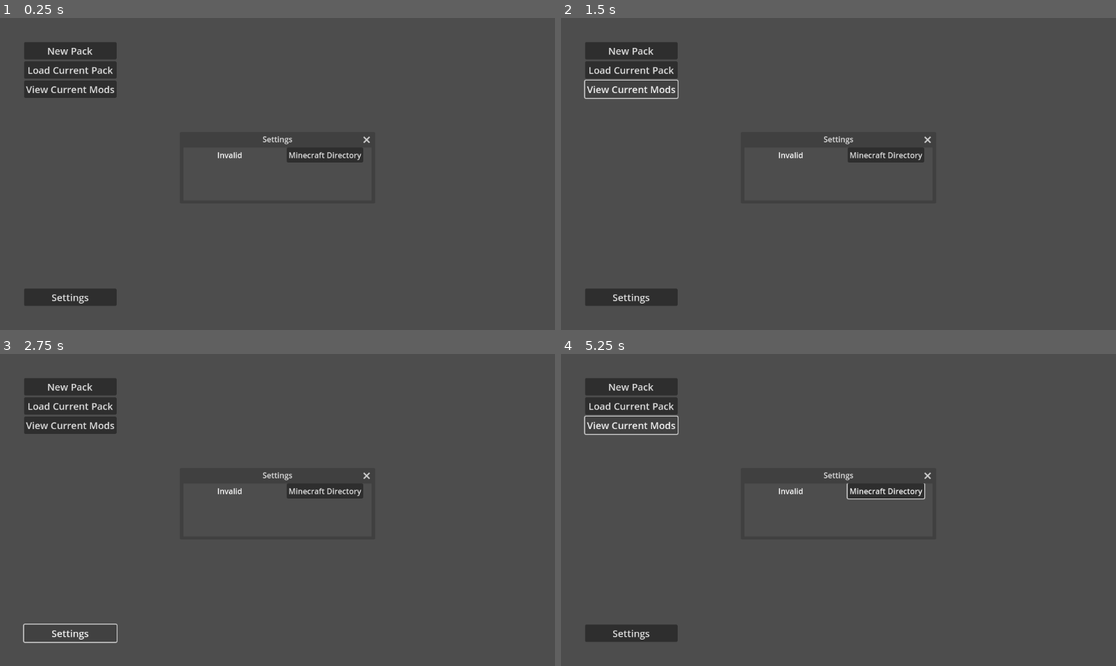
Above: before the commit, frames 1-4 (two rows, left to right).
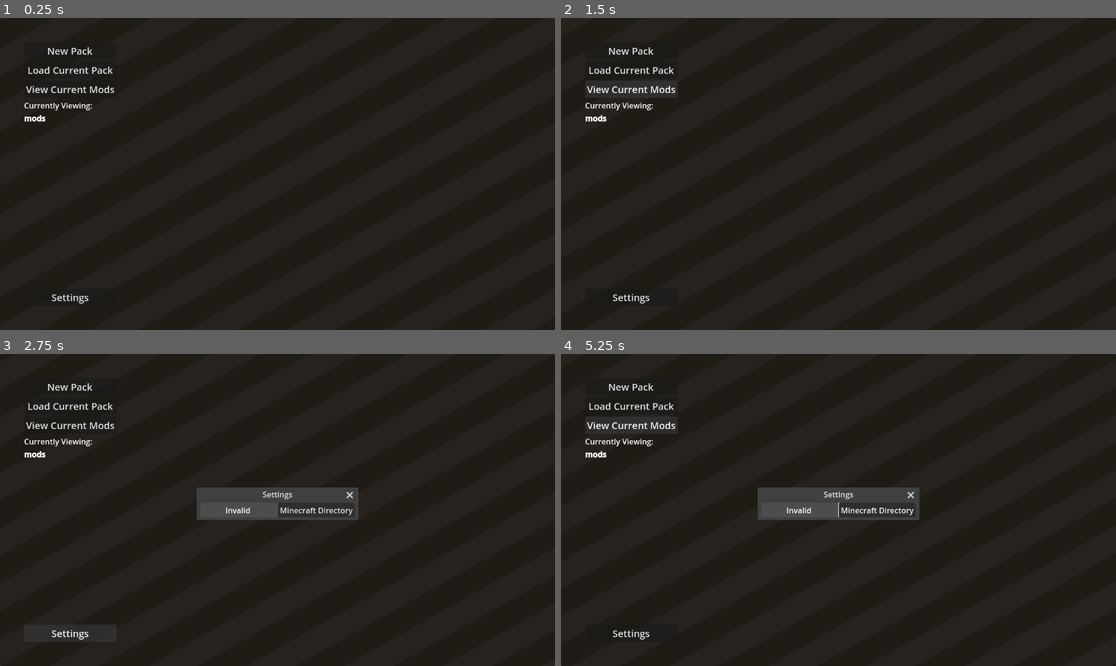
Above: after the commit, the same moments.

Repository: Shuflduf/minecraft-profile-handler
Game: Godot game, scene res://main.tscn
Two runs of this game, one before a commit and one after it. Both use one fixed random seed, a clock stepped at 60 frames per second and the inputs below.
Inputs:
- Up to frame 1 (0.25 s): no input
- Up to frame 2 (1.5 s): click "Load Current Pack" at 0.5 s; click "View Current Mods" at 1.25 s
- Up to frame 3 (2.75 s): click "Settings" at 2 s
- Up to frame 4 (5.25 s): click "New Pack" at 2.75 s; click "New Pack" at 3.5 s; click "Minecraft Directory" at 4.25 s; click "View Current Mods" at 5 s

The runs differ from the first frame. In frame 1, 96% of the frame differs, in the area x 0-100%, y 0-100%; in frame 2, 96%; in frame 3, 94%; in frame 4, 94%.

Commit message:
move to trash instead of deleting

Diff:
--- a/main.gd
+++ b/main.gd
@@ -17,6 +17,8 @@
 	new_button.text = new_button.name
 	%Profiles.add_child(new_button)
 	connect_profile(new_button)
+	#new_button.set_deferred("selected", true)
+	new_button.pressed.emit()
 
 
 func update_profiles():
@@ -43,8 +45,8 @@
 
 
 func connect_profile(prof: Profile):
-
 	prof.pressed.connect(func():
+		%CurrentView.text = prof.text
 		for i in %Profiles.get_children():
 			i.selected = false
 		prof.selected = true
@@ -64,7 +66,7 @@
 
 
 func _on_load_pack_pressed() -> void:
-	if Global.minecraft_dir.is_empty():
+	if Global.minecraft_dir.is_empty() or !%Profiles.get_child_count():
 		return
 
 	for i in DirAccess.get_files_at(Global.minecraft_dir + "/mods"):
@@ -79,6 +81,8 @@
 	if Global.minecraft_dir.is_empty():
 		return
 
+	%CurrentView.text = "[b]mods[/b]"
+
 	for i in %Mods.get_children():
 		i.queue_free()
 
--- a/main.tscn
+++ b/main.tscn
@@ -1,9 +1,19 @@
-[gd_scene load_steps=5 format=3 uid="uid://ogdojg6qm65c"]
+[gd_scene load_steps=7 format=3 uid="uid://ogdojg6qm65c"]
 
 [ext_resource type="Script" path="res://main.gd" id="1_qbov0"]
 [ext_resource type="Script" path="res://new_pack_dialog.gd" id="2_3vvqh"]
 [ext_resource type="PackedScene" uid="uid://c0drd5npyrnoi" path="res://profile_button.tscn" id="2_t7p04"]
 [ext_resource type="Script" path="res://settings.gd" id="4_8gqfh"]
+[ext_resource type="Shader" path="res://wave_full.gdshader" id="5_it2wd"]
+
+[sub_resource type="ShaderMaterial" id="ShaderMaterial_b8iah"]
+shader = ExtResource("5_it2wd")
+shader_parameter/color_gap = Color(0.16, 0.11776, 0.0544, 1)
+shader_parameter/color_stripe = Color(0.23, 0.185533, 0.138, 1)
+shader_parameter/divisions = 16.0
+shader_parameter/stripe_bias = 2.0
+shader_parameter/speed = 0.03
+shader_parameter/angle = 0.7854
 
 [node name="Control" type="Control"]
 layout_mode = 3
@@ -31,60 +41,70 @@
 layout_mode = 2
 theme_override_constants/separation = 50
 
-[node name="VBoxContainer3" type="VBoxContainer" parent="MarginContainer/HBoxContainer"]
-layout_mode = 2
-
-[node name="NewPack" type="Button" parent="MarginContainer/HBoxContainer/VBoxContainer3"]
-layout_mode = 2
+[node name="ButtonContainer" type="VBoxContainer" parent="MarginContainer/HBoxContainer"]
+layout_mode = 2
+
+[node name="NewPack" type="Button" parent="MarginContainer/HBoxContainer/ButtonContainer"]
+layout_mode = 2
+focus_mode = 0
 theme_override_font_sizes/font_size = 20
 text = "New Pack"
 
-[node name="LoadPack" type="Button" parent="MarginContainer/HBoxContainer/VBoxContainer3"]
-layout_mode = 2
+[node name="LoadPack" type="Button" parent="MarginContainer/HBoxContainer/ButtonContainer"]
+layout_mode = 2
+focus_mode = 0
 theme_override_font_sizes/font_size = 20
 text = "Load Current Pack"
 
-[node name="ViewCurrent" type="Button" parent="MarginContainer/HBoxContainer/VBoxContainer3"]
-layout_mode = 2
+[node name="ViewCurrent" type="Button" parent="MarginContainer/HBoxContainer/ButtonContainer"]
+layout_mode = 2
+focus_mode = 0
 theme_override_font_sizes/font_size = 20
 text = "View Current Mods"
 
-[node name="Settings" type="Button" parent="MarginContainer/HBoxContainer/VBoxContainer3"]
+[node name="CurrentViewLabel" type="Label" parent="MarginContainer/HBoxContainer/ButtonContainer"]
+layout_mode = 2
+text = "Currently Viewing:"
+
+[node name="CurrentView" type="RichTextLabel" parent="MarginContainer/HBoxContainer/ButtonContainer"]
+unique_name_in_owner = true
+layout_mode = 2
+bbcode_enabled = true
+text = "[b]mods[/b]"
+fit_content = true
+
+[node name="Settings" type="Button" parent="MarginContainer/HBoxContainer/ButtonContainer"]
 layout_mode = 2
 size_flags_vertical = 10
+focus_mode = 0
 theme_override_font_sizes/font_size = 20
 text = "Settings"
 
-[node name="ScrollContainer" type="ScrollContainer" parent="MarginContainer/HBoxContainer"]
+[node name="ProfileContainer" type="ScrollContainer" parent="MarginContainer/HBoxContainer"]
 clip_contents = false
 layout_mode = 2
 size_flags_horizontal = 0
 size_flags_vertical = 3
 horizontal_scroll_mode = 0
 
-[node name="Profiles" type="VBoxContainer" parent="MarginContainer/HBoxContainer/ScrollContainer"]
+[node name="Profiles" type="VBoxContainer" parent="MarginContainer/HBoxContainer/ProfileContainer"]
 unique_name_in_owner = true
 layout_mode = 2
 size_flags_horizontal = 0
 size_flags_vertical = 3
 theme_override_constants/separation = 20
 
-[node name="VBoxContainer2" type="VBoxContainer" parent="MarginContainer/HBoxContainer"]
+[node name="ModContainer" type="ScrollContainer" parent="MarginContainer/HBoxContainer"]
+clip_contents = false
+layout_mode = 2
+size_flags_horizontal = 3
+size_flags_vertical = 3
+horizontal_scroll_mode = 0
+
+[node name="Mods" type="VBoxContainer" parent="MarginContainer/HBoxContainer/ModContainer"]
+unique_name_in_owner = true
 layout_mode = 2
 size_flags_horizontal = 0
-theme_override_constants/separation = 25
-
-[node name="ScrollContainer" type="ScrollContainer" parent="MarginContainer/HBoxContainer/VBoxContainer2"]
-clip_contents = false
-layout_mode = 2
-size_flags_horizontal = 3
-size_flags_vertical = 3
-horizontal_scroll_mode = 0
-
-[node name="Mods" type="VBoxContainer" parent="MarginContainer/HBoxContainer/VBoxContainer2/ScrollContainer"]
-unique_name_in_owner = true
-layout_mode = 2
-size_flags_horizontal = 6
 size_flags_vertical = 3
 
 [node name="NewPackDialog" type="Window" parent="."]
@@ -136,7 +156,8 @@
 [node name="Settings" type="Window" parent="."]
 title = "Settings"
 initial_position = 1
-size = Vector2i(390, 110)
+size = Vector2i(320, 30)
+visible = false
 unresizable = true
 script = ExtResource("4_8gqfh")
 
@@ -170,10 +191,31 @@
 show_hidden_files = true
 use_native_dialog = true
 
-[connection signal="pressed" from="MarginContainer/HBoxContainer/VBoxContainer3/NewPack" to="NewPackDialog" method="_on_new_pack_pressed"]
-[connection signal="pressed" from="MarginContainer/HBoxContainer/VBoxContainer3/LoadPack" to="." method="_on_load_pack_pressed"]
-[connection signal="pressed" from="MarginContainer/HBoxContainer/VBoxContainer3/ViewCurrent" to="." method="_on_view_current_pressed"]
-[connection signal="pressed" from="MarginContainer/HBoxContainer/VBoxContainer3/Settings" to="Settings" method="_on_settings_pressed"]
+[node name="Stripes" type="Panel" parent="."]
+z_index = -100
+material = SubResource("ShaderMaterial_b8iah")
+layout_mode = 1
+anchors_preset = 15
+anchor_right = 1.0
+anchor_bottom = 1.0
+grow_horizontal = 2
+grow_vertical = 2
+mouse_filter = 2
+
+[node name="Panel2" type="Panel" parent="."]
+z_index = -100
+layout_mode = 1
+anchors_preset = 15
+anchor_right = 1.0
+anchor_bottom = 1.0
+grow_horizontal = 2
+grow_vertical = 2
+mouse_filter = 2
+
+[connection signal="pressed" from="MarginContainer/HBoxContainer/ButtonContainer/NewPack" to="NewPackDialog" method="_on_new_pack_pressed"]
+[connection signal="pressed" from="MarginContainer/HBoxContainer/ButtonContainer/LoadPack" to="." method="_on_load_pack_pressed"]
+[connection signal="pressed" from="MarginContainer/HBoxContainer/ButtonContainer/ViewCurrent" to="." method="_on_view_current_pressed"]
+[connection signal="pressed" from="MarginContainer/HBoxContainer/ButtonContainer/Settings" to="Settings" method="_on_settings_pressed"]
 [connection signal="close_requested" from="NewPackDialog" to="NewPackDialog" method="_on_close_requested"]
 [connection signal="pressed" from="NewPackDialog/VBoxContainer/Buttons/Confirm" to="NewPackDialog" method="_on_confirm_pressed"]
 [connection signal="pressed" from="NewPackDialog/VBoxContainer/Buttons/Cancel" to="NewPackDialog" method="_on_cancel_pressed"]
--- a/profile_button.gd
+++ b/profile_button.gd
@@ -35,6 +35,9 @@
 		1:
 			$ChangeName.show()
 			$ChangeName/NewName.text = name
+		2:
+			OS.move_to_trash(get_mods_path())
+			queue_free()
 
 func get_mods_path() -> String:
 	return Global.minecraft_dir + "/PROFILE " + text
--- a/profile_button.tscn
+++ b/profile_button.tscn
@@ -25,7 +25,7 @@
 horizontal_alignment = 1
 
 [node name="RightClick" type="PopupMenu" parent="."]
-size = Vector2i(115, 100)
+size = Vector2i(115, 89)
 item_count = 3
 item_0/text = "Open Folder"
 item_1/text = "Edit Name"
--- /dev/null
+++ b/wave_full.gdshader
@@ -0,0 +1,18 @@
+shader_type canvas_item;
+
+uniform vec4 color_gap: source_color = vec4(0.25);
+uniform vec4 color_stripe: source_color = vec4(1.0, 0.75, 0.0, 1.0);
+uniform float divisions = 16.0; // increase for more stripe density
+uniform float stripe_bias = 2.0; // 1.0 means no stripes; 2.0 means stripes and gaps are equal size
+uniform float speed = 0.03;
+uniform float angle = 0.7854; // in radians
+
+
+void fragment() {
+    float w = cos(angle) * UV.x + sin(angle) * UV.y - speed * TIME;
+    if (floor(mod(w * divisions, stripe_bias)) < 0.0001) {
+        COLOR = color_gap;
+    } else {
+        COLOR = color_stripe;
+	}
+}
